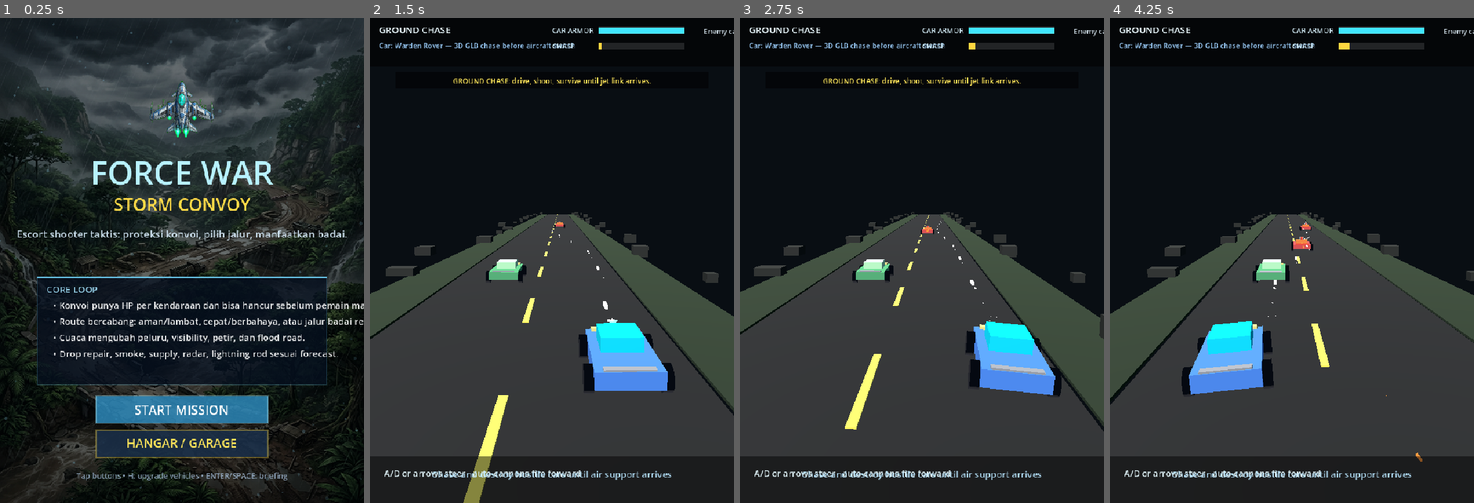
Above: before the commit, frames 1-4 (left to right).
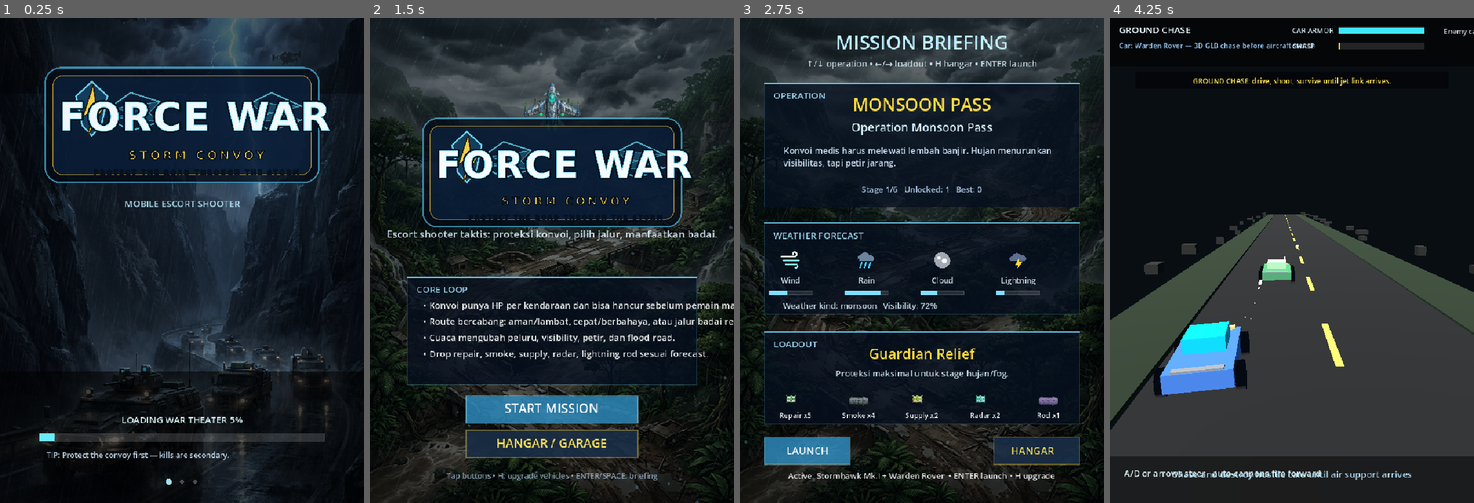
Above: after the commit, the same moments.

Repository: Scryptexai/Force-War
Game: Godot game, scene res://scenes/Main.tscn
Two runs of this game, one before a commit and one after it. Both use one fixed random seed, a clock stepped at 60 frames per second and the inputs below.
Inputs (mouse positions are in pixels of both pictures, inside the frame that each line leads up to):
- Up to frame 1 (0.25 s): no input
- Up to frame 2 (1.5 s): tap Enter at 0.5, 0.6 s; move the mouse to (632, 236) at 0.52 s; hold Right (move_right) 0.53-1.25 s; click (632, 236) at 0.67 s; tap Space at 0.77, 1.07 s; tap Keypad Enter at 0.8 s; drag from (479, 284) to (533, 357) at 1.27 s
- Up to frame 3 (2.75 s): move the mouse to (958, 153) at 2.02 s; hold Right (move_right) from 2.03 s (still down); tap E at 2.1 s; click (958, 153) at 2.17 s; tap Space at 2.3 s
- Up to frame 4 (4.25 s): release Right (move_right) at 2.75 s; drag from (1273, 357) to (1182, 187) at 2.77 s; move the mouse to (1401, 333) at 3.52 s; hold Left (move_left) from 3.53 s (still down); tap B (bomb) at 3.6 s; click (1401, 333) at 3.67 s; tap Space at 3.77, 4.07 s; tap Keypad Enter at 3.8 s

The runs differ from the first frame. In frame 1, 46% of the frame differs, in the area x 0-100%, y 0-100%; in frame 2, 74%; in frame 3, 60%; in frame 4, 6.4%.

Commit message:
Add mobile loading slideshow and wordmark
Co-authored-by: arena-agent <297053741+arena-agent@users.noreply.github.com>

Diff:
--- a/scripts/main.gd
+++ b/scripts/main.gd
@@ -14,14 +14,24 @@
 const ROAD_WIDTH = 156.0
 const MAX_STAGE = 6
 
-enum GameState { TITLE, BRIEFING, HANGAR, GROUND, PLAYING, STAGE_CLEAR, GAME_OVER, PAUSED }
+enum GameState { LOADING, TITLE, BRIEFING, HANGAR, GROUND, PLAYING, STAGE_CLEAR, GAME_OVER, PAUSED }
 
 var rng = RandomNumberGenerator.new()
 var font: Font
-var state = GameState.TITLE
+var state = GameState.LOADING
 var previous_state = GameState.TITLE
 var time = 0.0
 var textures = {}
+var loading_timer = 0.0
+var loading_duration = 4.8
+var loading_bg_keys = ["loading_monsoon", "loading_hangar", "loading_delta"]
+var loading_tips = [
+	"Protect the convoy first — kills are secondary.",
+	"Read the weather forecast before launch; wind bends bullets.",
+	"Upgrade both car and aircraft: the mission starts on the road.",
+	"Smoke screens buy time when the convoy enters a kill zone.",
+	"Lightning can overcharge weapons if you survive the storm."
+]
 
 var stages = []
 var loadouts = []
@@ -155,7 +165,9 @@
 	weather_flash = max(0.0, weather_flash - delta * 2.6)
 	screen_flash = max(0.0, screen_flash - delta * 3.6)
 	screen_shake = max(0.0, screen_shake - delta * 4.2)
-	if state == GameState.GROUND:
+	if state == GameState.LOADING:
+		update_loading(delta)
+	elif state == GameState.GROUND:
 		update_ground_chase(delta)
 	elif state == GameState.PLAYING:
 		update_playing(delta)
@@ -182,6 +194,13 @@
 	elif event is InputEventMouseMotion and pointer_active:
 		pointer_target = event.position
 
+	if event is InputEventScreenTouch and event.pressed and state == GameState.LOADING:
+		request_skip_loading()
+		return
+	if event is InputEventMouseButton and event.button_index == MOUSE_BUTTON_LEFT and event.pressed and state == GameState.LOADING:
+		request_skip_loading()
+		return
+
 	if event is InputEventScreenTouch and event.pressed and (state == GameState.TITLE or state == GameState.BRIEFING or state == GameState.HANGAR):
 		handle_menu_tap(event.position)
 		return
@@ -200,6 +219,9 @@
 		return
 
 	if event is InputEventKey and event.pressed and not event.echo:
+		if state == GameState.LOADING:
+			request_skip_loading()
+			return
 		if state == GameState.GROUND:
 			handle_ground_key(event.keycode)
 		elif state == GameState.PLAYING:
@@ -219,7 +241,9 @@
 
 
 func handle_accept() -> void:
-	if state == GameState.TITLE:
+	if state == GameState.LOADING:
+		request_skip_loading()
+	elif state == GameState.TITLE:
 		state = GameState.BRIEFING
 	elif state == GameState.BRIEFING:
 		start_stage(selected_stage)
@@ -303,6 +327,30 @@
 		apply_branch_choice(0)
 	elif keycode == KEY_E and branch_pending:
 		apply_branch_choice(2)
+
+
+func loading_ratio() -> float:
+	return clamp(loading_timer / max(0.1, loading_duration), 0.0, 1.0)
+
+
+func update_loading(delta: float) -> void:
+	loading_timer += delta
+	if loading_timer >= loading_duration:
+		finish_loading()
+
+
+func request_skip_loading() -> void:
+	# Avoid skipping before the player sees branding and the first background.
+	if loading_timer >= 1.0:
+		finish_loading()
+
+
+func finish_loading() -> void:
+	if state != GameState.LOADING:
+		return
+	loading_timer = loading_duration
+	state = GameState.TITLE
+	js_emit("loading_complete", {"backgrounds": loading_bg_keys.size(), "next": "title"})
 
 
 func load_textures() -> void:
@@ -333,7 +381,11 @@
 		"storm_icon": "res://assets/weather/storm_icon.svg",
 		"rain_icon": "res://assets/weather/rain_icon.svg",
 		"wind_icon": "res://assets/weather/wind_icon.svg",
-		"cloud_icon": "res://assets/weather/cloud_icon.svg"
+		"cloud_icon": "res://assets/weather/cloud_icon.svg",
+		"loading_monsoon": "res://assets/rendered/loading_monsoon_convoy.png",
+		"loading_hangar": "res://assets/rendered/loading_thunder_hangar.png",
+		"loading_delta": "res://assets/rendered/loading_black_delta.png",
+		"logo_wordmark": "res://assets/rendered/logo_force_war_wordmark.png"
 	}
 	textures.clear()
 	for key in paths.keys():
@@ -2434,6 +2486,8 @@
 
 func state_name() -> String:
 	match state:
+		GameState.LOADING:
+			return "loading"
 		GameState.TITLE:
 			return "title"
 		GameState.BRIEFING:
@@ -2454,6 +2508,9 @@
 
 
 func _draw() -> void:
+	if state == GameState.LOADING:
+		draw_loading()
+		return
 	if state == GameState.GROUND:
 		draw_ground_overlay()
 		return
@@ -2806,12 +2863,68 @@
 		draw_circle(pos + Vector2(sin(time * 9.0), cos(time * 7.0)) * r * 0.24, r * 0.42, Color(c.r, c.g, c.b, 0.22 * ratio))
 
 
+func draw_texture_cover(key: String, rect: Rect2, alpha: float = 1.0) -> void:
+	var tex = textures.get(key, null)
+	if tex == null:
+		draw_rect(rect, Color(0.02, 0.05, 0.10, alpha))
+		return
+	var tex_size = tex.get_size()
+	if tex_size.x <= 0.0 or tex_size.y <= 0.0:
+		draw_texture_rect(tex, rect, false, Color(1, 1, 1, alpha))
+		return
+	var scale = max(rect.size.x / tex_size.x, rect.size.y / tex_size.y)
+	var src_size = rect.size / scale
+	var src_pos = (tex_size - src_size) * 0.5
+	draw_texture_rect_region(tex, rect, Rect2(src_pos, src_size), Color(1, 1, 1, alpha))
+
+
+func draw_loading() -> void:
+	var keys = loading_bg_keys
+	if keys.is_empty():
+		draw_background()
+	else:
+		var slide_time = 2.25
+		var raw_slide = loading_timer / slide_time
+		var idx = int(floor(raw_slide)) % keys.size()
+		var next_idx = (idx + 1) % keys.size()
+		var phase = fmod(raw_slide, 1.0)
+		var fade = clamp((phase - 0.72) / 0.28, 0.0, 1.0)
+		fade = fade * fade * (3.0 - 2.0 * fade)
+		draw_texture_cover(str(keys[idx]), Rect2(0, 0, W, H), 1.0)
+		if fade > 0.0:
+			draw_texture_cover(str(keys[next_idx]), Rect2(0, 0, W, H), fade)
+
+	# Dark mobile-safe readability layers.
+	draw_rect(Rect2(0, 0, W, H), Color(0.0, 0.02, 0.06, 0.38))
+	draw_rect(Rect2(0, 0, W, 150), Color(0.0, 0.0, 0.0, 0.36))
+	draw_rect(Rect2(0, H - 260, W, 260), Color(0.0, 0.0, 0.0, 0.58))
+
+	# Wordmark/logo lives on the loading page first, then repeats on title for brand recall.
+	draw_sprite("logo_wordmark", Vector2(W * 0.5, 212), Vector2(604, 310), 0.0, Color(1, 1, 1, 0.98))
+	draw_text_center("MOBILE ESCORT SHOOTER", 374, 18, Color(0.74, 0.94, 1.0, 0.86))
+
+	var ratio = loading_ratio()
+	var percent = int(round(ratio * 100.0))
+	var bar = Rect2(78, H - 138, W - 156, 16)
+	draw_bar(bar, ratio, Color(0.42, 0.92, 1.0, 1.0), Color(1.0, 1.0, 1.0, 0.14))
+	draw_text_center("LOADING WAR THEATER " + str(percent) + "%", H - 158, 18, Color(0.88, 0.98, 1.0, 0.95))
+	var tip_idx = int(floor(loading_timer / 1.7)) % max(1, loading_tips.size())
+	draw_text_wrapped("TIP: " + str(loading_tips[tip_idx]), Rect2(92, H - 104, W - 184, 46), 15, Color(0.82, 0.92, 1.0, 0.88))
+
+	var dot_y = H - 42.0
+	for i in range(keys.size()):
+		var active = i == int(floor(loading_timer / 2.25)) % keys.size()
+		var dot_color = Color(0.7, 0.95, 1.0, 0.92) if active else Color(1.0, 1.0, 1.0, 0.28)
+		draw_circle(Vector2(W * 0.5 - (keys.size() - 1) * 13.0 + i * 26.0, dot_y), 6.0 if active else 4.0, dot_color)
+	if ratio >= 1.0:
+		draw_text_center("TAP TO DEPLOY", H - 68 + sin(time * 5.0) * 2.0, 17, Color(1.0, 0.9, 0.36, 0.96))
+
+
 func draw_title() -> void:
 	draw_rect(Rect2(0, 0, W, H), Color(0, 0, 0, 0.24))
-	var y = 178.0 + sin(time * 1.5) * 8.0
-	draw_sprite("player", Vector2(W * 0.5, y), Vector2(128.0, 128.0), 0, Color.WHITE)
-	draw_text_center("FORCE WAR", 330.0, 64, Color(0.72, 0.95, 1.0, 1.0))
-	draw_text_center("STORM CONVOY", 382.0, 34, Color(1.0, 0.86, 0.28, 1.0))
+	var y = 170.0 + sin(time * 1.5) * 8.0
+	draw_sprite("player", Vector2(W * 0.5, y), Vector2(112.0, 112.0), 0, Color(1, 1, 1, 0.78))
+	draw_sprite("logo_wordmark", Vector2(W * 0.5, 306.0), Vector2(570.0, 293.0), 0, Color.WHITE)
 	draw_text_center("Escort shooter taktis: proteksi konvoi, pilih jalur, manfaatkan badai.", 435.0, 20, Color(0.86, 0.94, 1.0, 0.9))
 	draw_panel(Rect2(74, 512, W - 148, 214), "CORE LOOP")
 	draw_text("• Konvoi punya HP per kendaraan dan bisa hancur sebelum pemain mati.", 105, 575, 18, Color(1,1,1,0.9))
Binary file added: assets/rendered/loading_black_delta.png
Not shown, added: assets/rendered/loading_black_delta.png.import
Binary file added: assets/rendered/loading_monsoon_convoy.png
Not shown, added: assets/rendered/loading_monsoon_convoy.png.import
Binary file added: assets/rendered/loading_thunder_hangar.png
Not shown, added: assets/rendered/loading_thunder_hangar.png.import
Binary file added: assets/rendered/logo_force_war_wordmark.png
Not shown, added: assets/rendered/logo_force_war_wordmark.png.import
Not shown, changed: README.md
Not shown, changed: docs/ASSET_CATALOG.md
Not shown, changed: docs/ROADMAP.md
Not shown, added: docs/UI_UX_FLOW_AUDIT.md
(and 2 more such lines)
